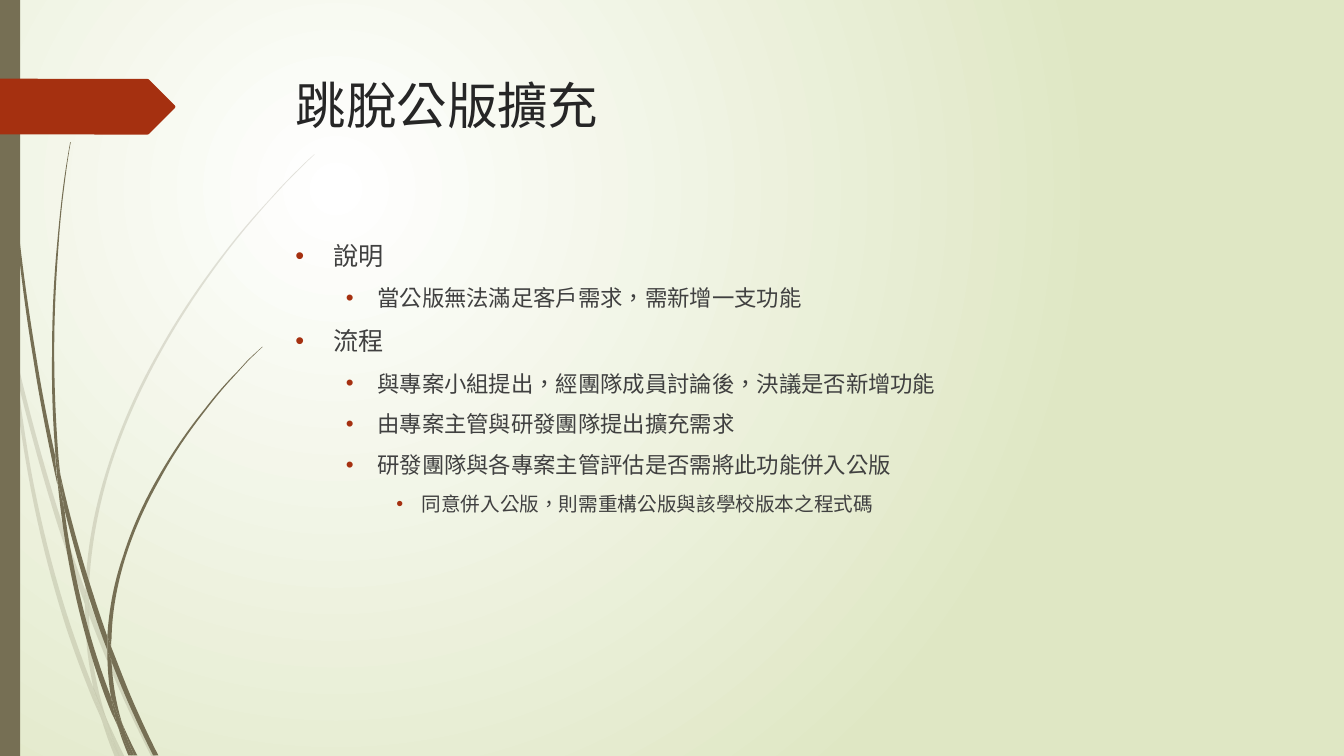
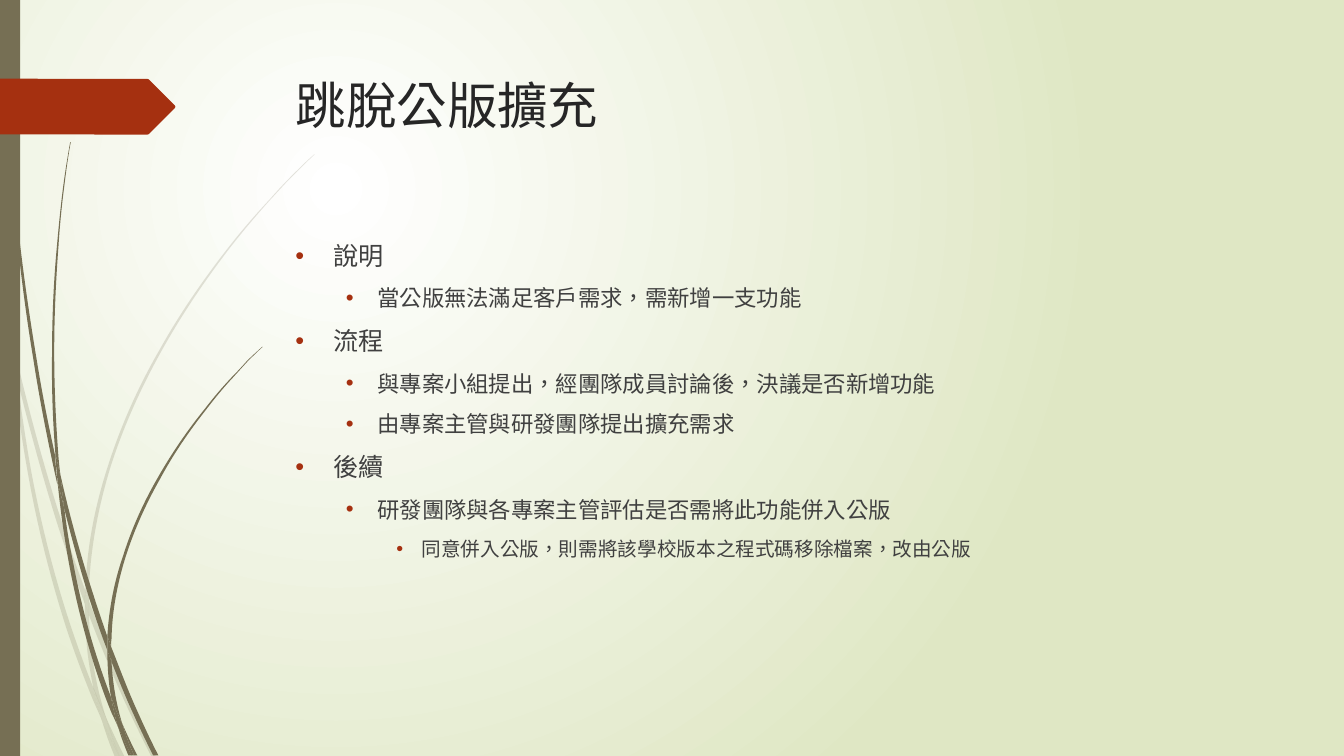
Before and after one commit to TaiwanChuChu/SampleDP, a slide deck: slide 8 of 先傑軟工策略小組.pptx (slide 4 before the commit). Drawn at 1344x756 pixels with LibreOffice and Linux fonts; fonts in the diff are those of the drawing. Boxes give left, top, right and bottom in pixels: in the first picture for what was removed or moved away, otherwise in the second. Text is boxed around its words. In the diff, an @@ line names an element or a change of style, - is before the commit and + after.

```diff
--- a/先傑軟工策略小組.pptx
+++ b/先傑軟工策略小組.pptx
@@ text at [333,455,383,478]: paragraph added @@
+• 後續
@@ text at [421,539,971,558]: text changed @@
-    • 同意併入公版，則需重構公版與該學校版本之程式碼
+    • 同意併入公版，則需將該學校版本之程式碼移除檔案，改由公版
```
Also in this commit, not shown: 3 other slides changed, 9 slides added, 1 slide removed, 20 other files.
